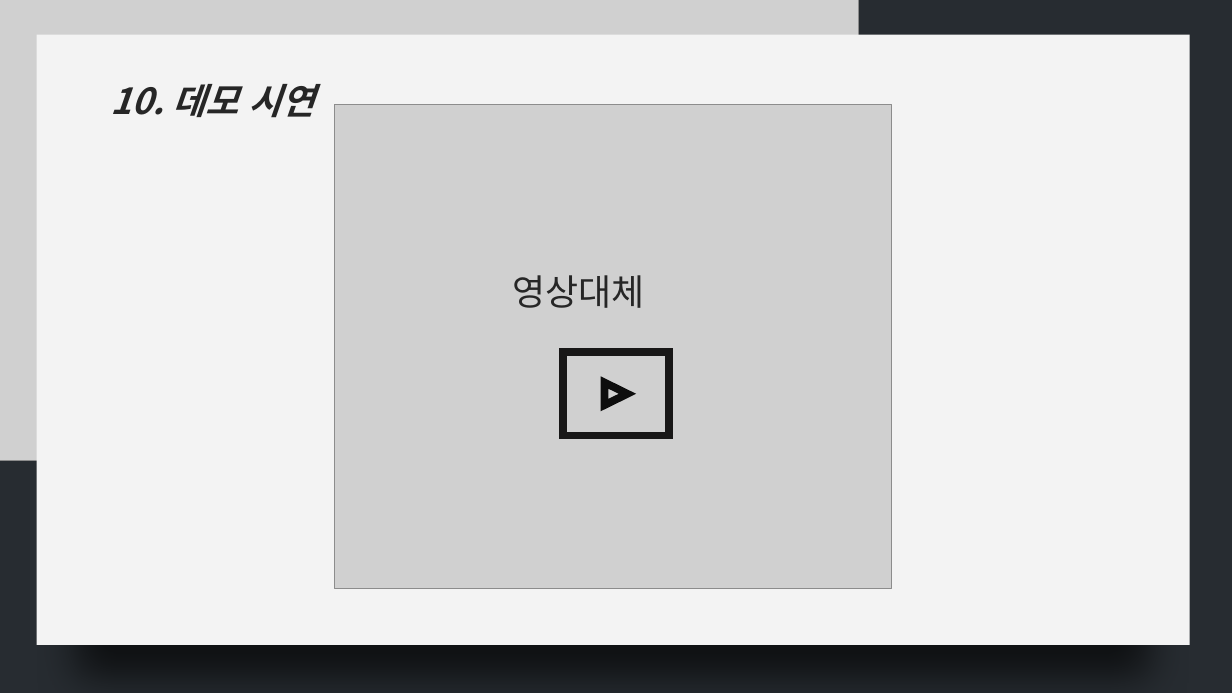
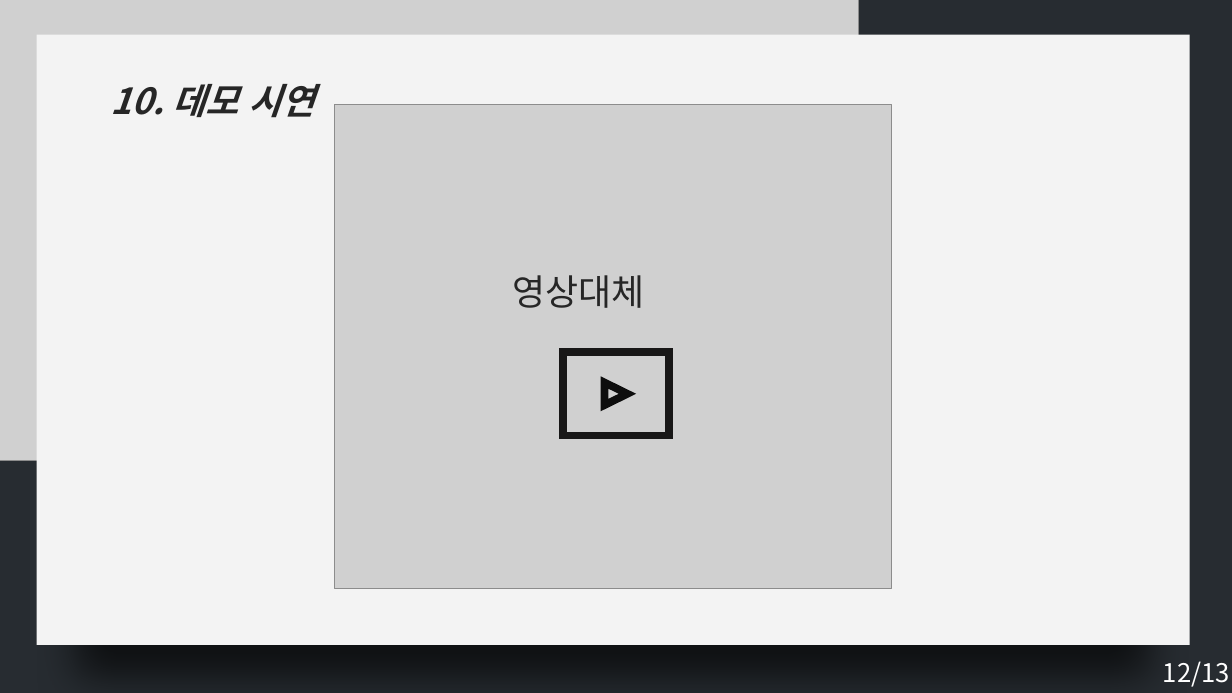
Before and after one commit to wooloves39/Final_Mission_, a slide deck: slide 12 of Final_Mission/기획서/New 기획/자각마녀 중간발표 .potx.pptx. Drawn at 1232x693 pixels with LibreOffice and Linux fonts; fonts in the diff are those of the drawing; grey boxes stand for pictures. Boxes give left, top, right and bottom in pixels: in the first picture for what was removed or moved away, otherwise in the second. Text is boxed around its words. In the diff, an @@ line names an element or a change of style, - is before the commit and + after.

```diff
--- a/Final_Mission/기획서/New 기획/자각마녀 중간발표 .potx.pptx
+++ b/Final_Mission/기획서/New 기획/자각마녀 중간발표 .potx.pptx
@@ text added at box(1163, 661, 1230, 687), 20 pt, text #FFFFFF @@
+12/13
```
Also in this commit, not shown: 5 other files.
